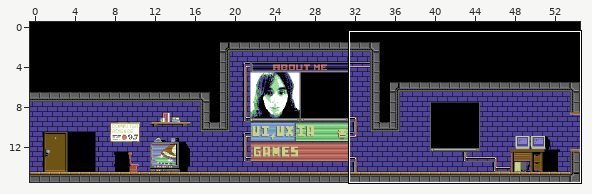
An edit to a level. Tiled map (JSON), src/assets/tilemaps/ProfileBuildingTilemap.json. Above, an overview of the earlier version with the close-up marked.
Close-up. The starting point:
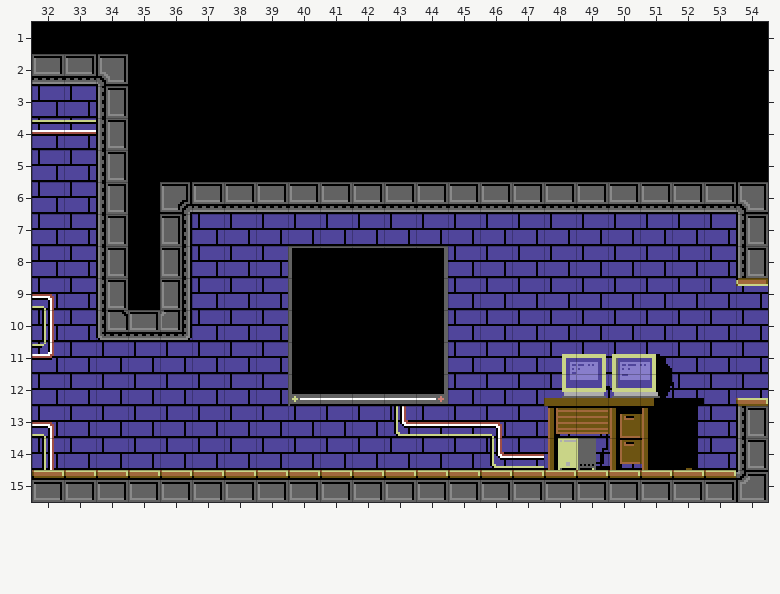
Cells are 16x16 px. Shown: x 32..54, y 1..15.
New version:
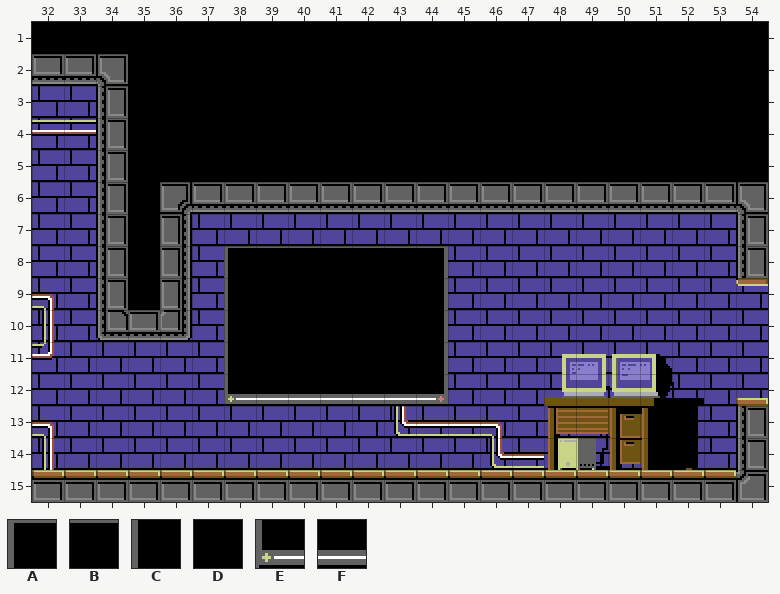
Key: from "ProfileBuildingTileset": A 41, B 42, C 66, D 103, E 141, F 142.
_ is an empty cell, . an unchanged one.
Change:
--- layer "Decoration"
@@ x 38..40 @@
- 8 __A
- 9 __C
-10 __C
-11 __C
-12 __E
+ 8 ABB
+ 9 CDD
+10 CDD
+11 CDD
+12 EFF
Changed places in both close-ups, as pixel boxes (x1, y1, x2, y2):
changed: (224, 246, 300, 406)
